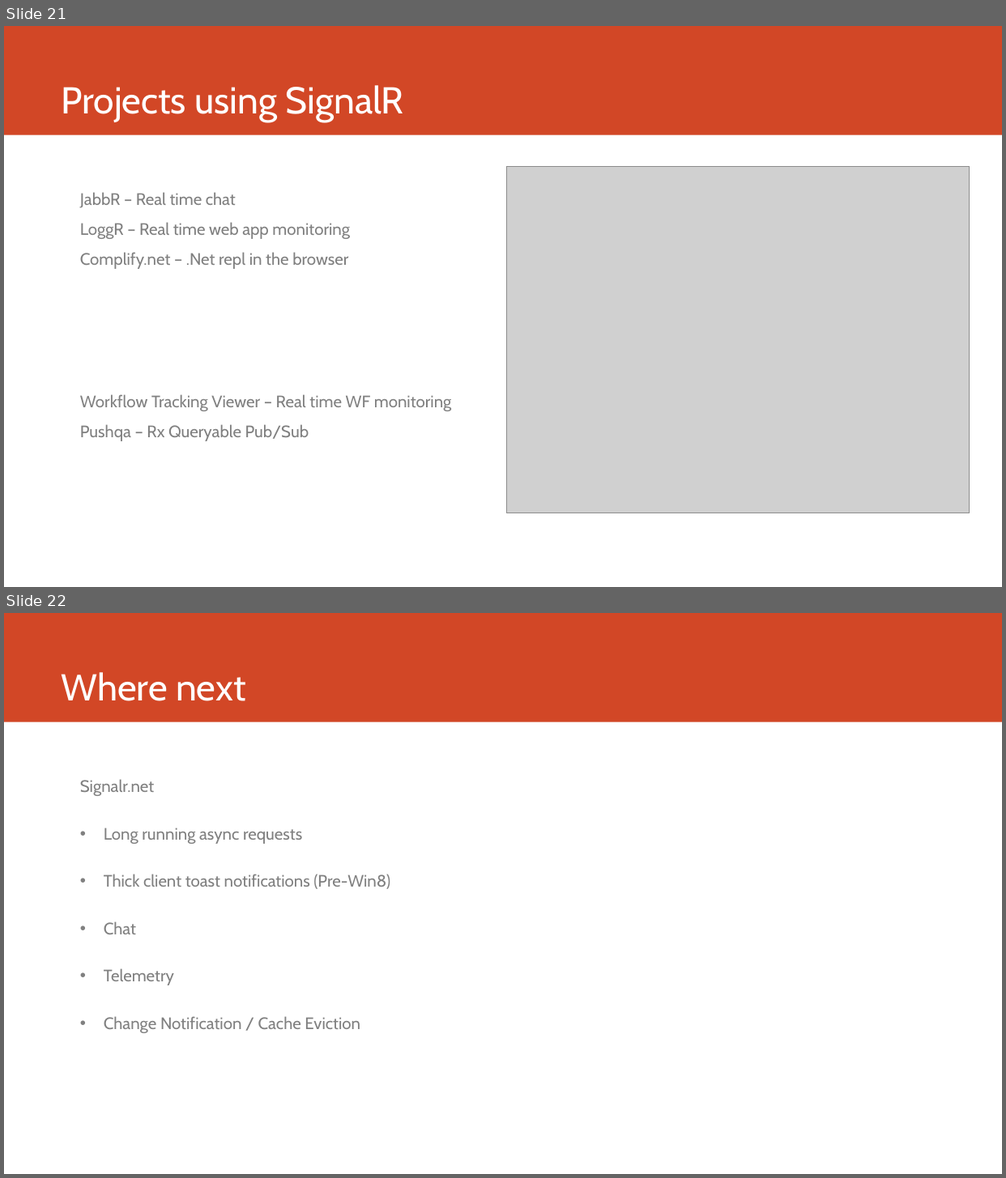
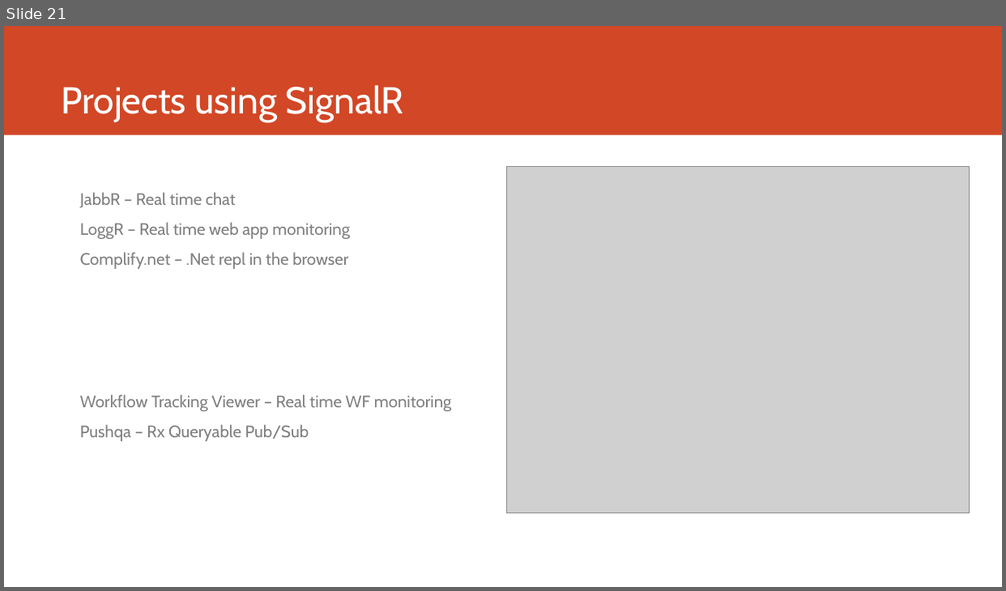
Before and after one commit to PeteGoo/Presentations.SignalR, a slide deck: SignalR.pptx. Shown one above the other, each under a label of ours: slides 21 and 22 before the commit, slide 21 after it. The pictures are 1006x1178 and 1006x591 pixels, drawn with LibreOffice and Linux fonts; fonts in the diff are those of the drawing; grey boxes stand for pictures. Boxes give left, top, right and bottom in pixels: in the first picture for what was removed or moved away, otherwise in the second. Text is boxed around its words. In the diff, an @@ line names an element or a change of style, - is before the commit and + after.

Commit message:
Updated samples and added client sample

```diff
--- a/SignalR.pptx
+++ b/SignalR.pptx
@@ slide 22 removed at bbox=[4, 613, 1002, 1174], background #FFFFFF; not listed: 1 template element that a slide beside it also shows @@
@@ title removed at bbox=[61, 672, 246, 701] @@
-Where next
@@ text removed at bbox=[80, 779, 390, 1033] @@
-Signalr.net
-• Long running async requests
-• Thick client toast notifications (Pre-Win8)
-• Chat
-• Telemetry
-• Change Notification / Cache Eviction
```
Also in this commit, not shown: 1 slide added, 30 other files.
